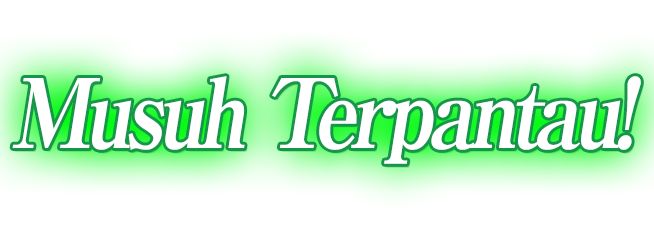
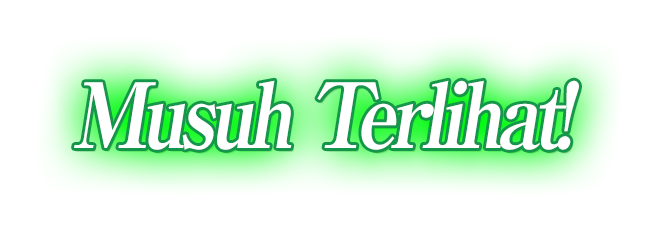
Layered file, before and after one edit (654x225). Changes by layer:
painted on "Enemy Appears!" (1st of 2) over [left=12, top=76, right=641, bottom=164]
painted on "Enemy Appears!" (2nd of 2) over [left=12, top=76, right=641, bottom=164]
